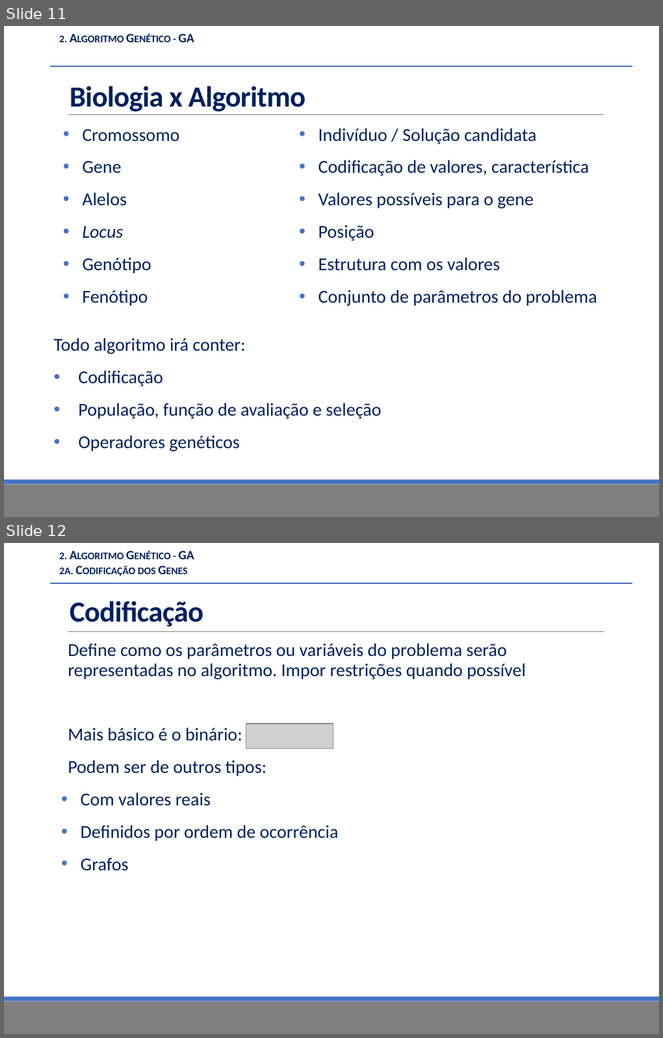
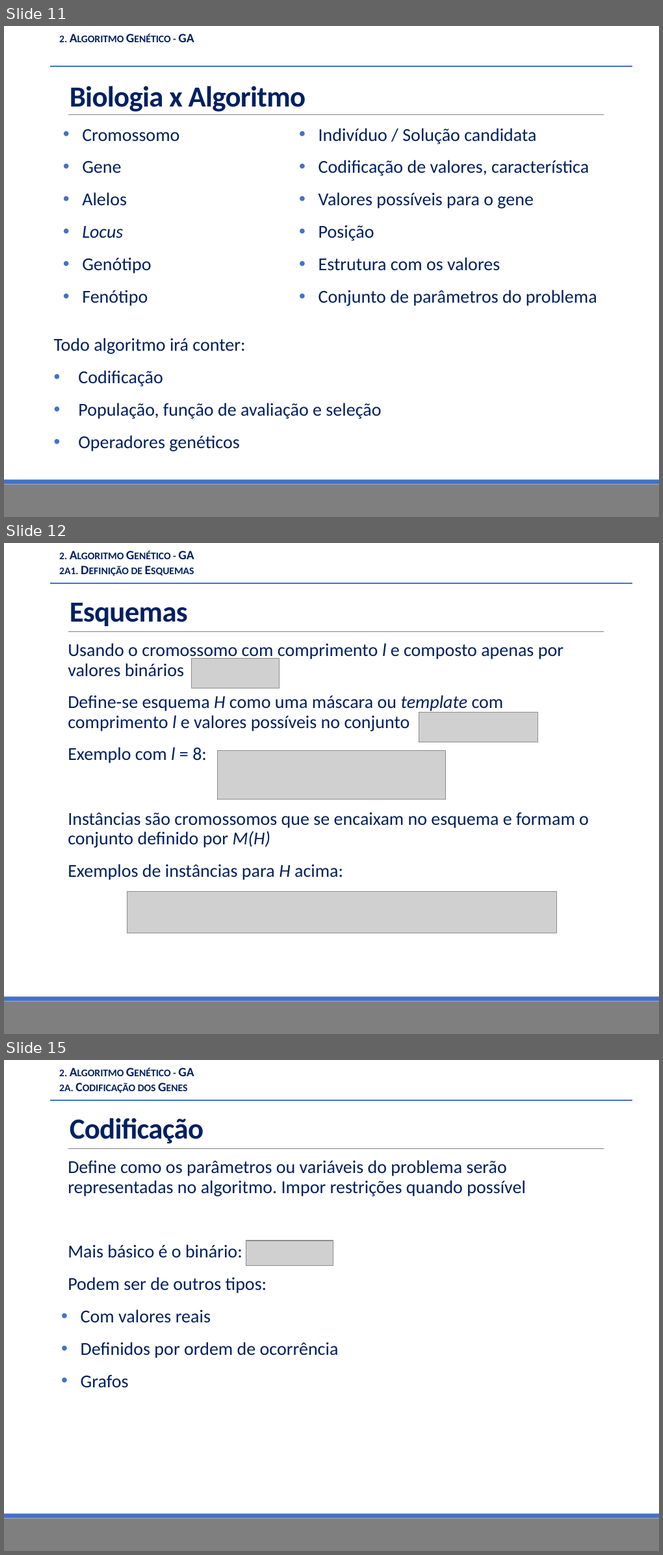
Before and after one commit to fkay/TCC-Monografia, a slide deck: Apresentação/TCC.pptx. Shown one above the other, each under a label of ours: slides 11 and 12 before the commit, slides 11, 12 and 15 after it; the slides between them are not shown. The pictures are 663x1038 and 663x1555 pixels, drawn with LibreOffice and Linux fonts; fonts in the diff are those of the drawing; grey boxes stand for pictures; background and template pictures are left out. Boxes give left, top, right and bottom in pixels: in the first picture for what was removed or moved away, otherwise in the second. Text is boxed around its words. In the diff, an @@ line names an element or a change of style, - is before the commit and + after.

```diff
--- a/Apresentação/TCC.pptx
+++ b/Apresentação/TCC.pptx
@@ slide 12 added at (x1=4, y1=543, x2=659, y2=1034), background #FFFFFF; not listed: 4 template elements that a slide beside it also shows @@
@@ text added at (x1=59, y1=551, x2=194, y2=574), 14 pt, text #002060, bold, small capitals @@
+2. Algoritmo Genético - GA
+2a1. Definição de Esquemas
@@ title added at (x1=70, y1=603, x2=188, y2=626), 32 pt, text #002060, bold @@
+Esquemas
@@ text added at (x1=68, y1=643, x2=589, y2=880), 20 pt, text #002060 @@
+  Usando o cromossomo com comprimento l e composto apenas por valores binários
+  Define-se esquema H como uma máscara ou template com comprimento l e valores possíveis no conjunto
+  Exemplo com l = 8:
+  Instâncias são cromossomos que se encaixam no esquema e formam o conjunto definido por M(H)
+  Exemplos de instâncias para H acima:
@@ picture added at (x1=191, y1=658, x2=279, y2=688) @@
@@ picture added at (x1=419, y1=712, x2=539, y2=742) @@
@@ picture added at (x1=217, y1=751, x2=445, y2=799) @@
@@ picture added at (x1=128, y1=891, x2=557, y2=933) @@
@@ what was slide 12 is now slide 15 @@
```
Also in this commit, not shown: 1 slide changed, 4 other slides added, 1 slide removed, 6 other files.
